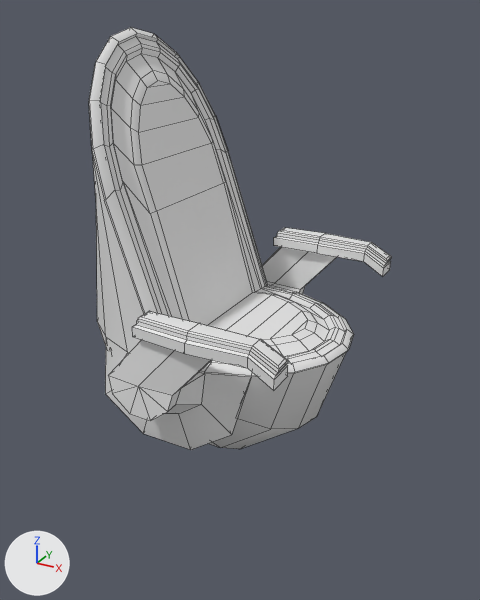
Two versions of the FBX model Assets/Models/Majestic/Raw_Models/Bridge/Captains_Chair_Mesh.fbx, one commit apart.
Before and after are seen from a 50 mm camera at (146.78, -7.14, 42.51) aimed at (142.81, 0.08, 38.9). The axes (+X, +Y, +Z) are drawn at lower left. The lights are the same throughout. Mesh edges are drawn as thin lines. Materials are left out; every surface is plain grey. Where no turn or scale is listed for an object, it has been applied to the vertices.

In view in the first picture: 'Captains_Chair_Mesh'.
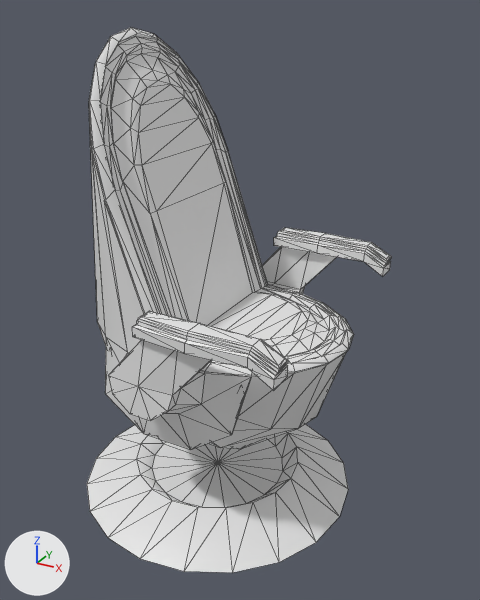
Where the newer file only moved an object's origin or applied its transform, the numbers keep the older frame.

Pixel boxes (x1, y1, x2, y2) of what changed, in the pictures (480 x 600 px):
```json
{"object": "Captains_Chair_Mesh", "change": "reshaped", "before": [89, 27, 391, 450], "after": [87, 27, 391, 573], "on screen": "29% taller"}
{"part": 1, "of": "me_mesh", "change": "added", "after": [87, 424, 348, 573]}
```

The change, as JSON lines over the scene's bpy script:
```json
{"block": "me_mesh", "where": "# used by ob_captains_chair_mesh; location = (142.54, 0.0, 38.56)"}
{"op": "remove", "block": "me_mesh", "code": "me_mesh.from_pydata(...)  # 427 vertices, 433 faces; spans x -1.84..1.86, y -1.98..1.98, z -1.75..3.74"}
{"op": "add", "block": "me_mesh", "code": "me_mesh.from_pydata(...)  # 488 vertices, 950 faces; spans x -2.07..1.91, y -1.99..1.99, z -2.61..3.74"}
{"block": "me_mesh", "change": "me_mesh part 1: a new loose piece of 61 vertices spanning x -2.07..1.91, y -1.99..1.99, z -2.61..-2.23"}
```
